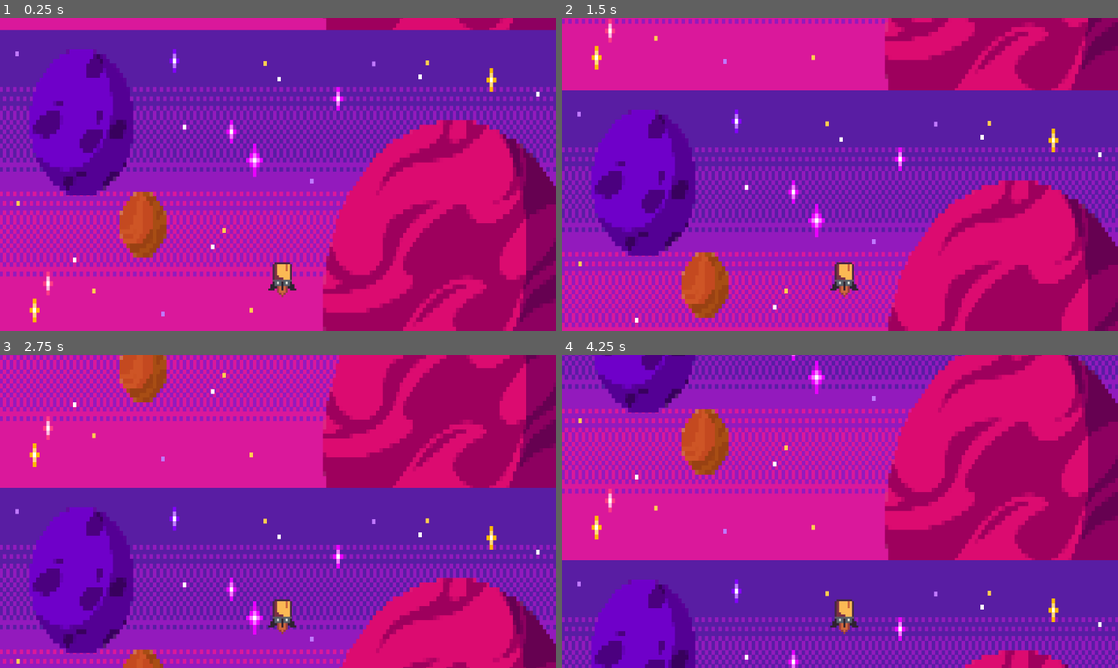
Above: before the commit, frames 1-4 (two rows, left to right).
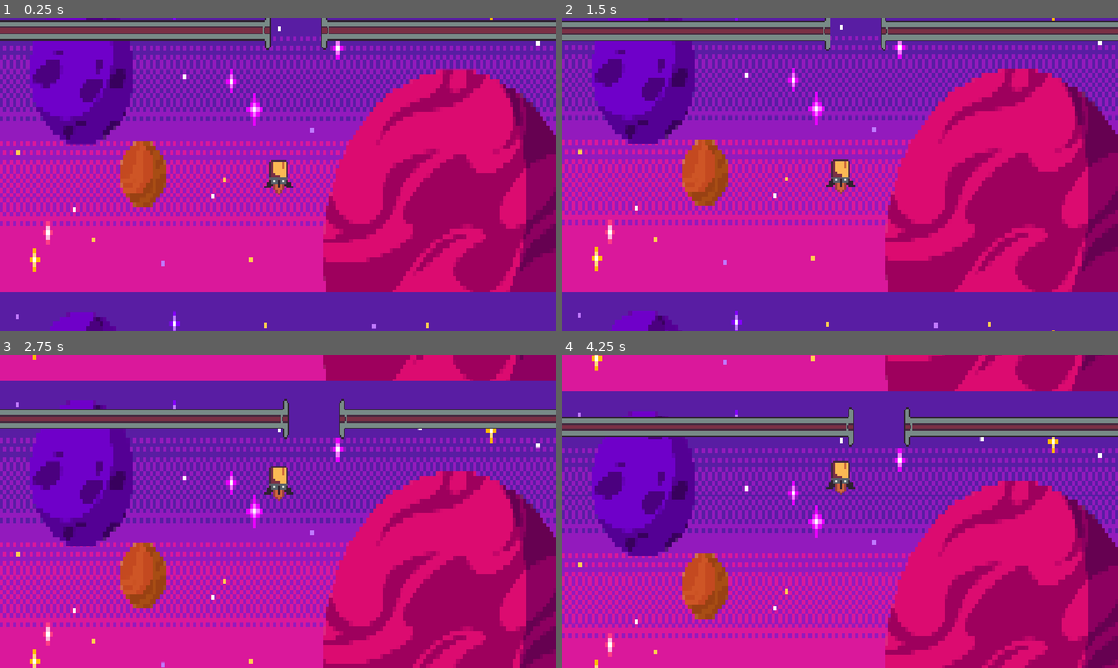
Above: after the commit, the same moments.

Repository: ZYR0PH4G3/Updraft
Game: Godot game, scene res://Game_scree.tscn
Two runs of this game, one before a commit and one after it. Both use one fixed random seed, a clock stepped at 60 frames per second and the inputs below.
Inputs (mouse positions are in pixels of both pictures, inside the frame that each line leads up to):
- Up to frame 1 (0.25 s): no input
- Up to frame 2 (1.5 s): tap Enter (ui_accept) at 0.5, 0.6, 0.77, 1.07 s; move the mouse to (962, 158) at 0.52 s; hold Right (ui_right) from 0.53 s (still down); click (962, 158) at 0.67 s; move the mouse to (728, 190) at 1.27 s; tap Alt at 1.35 s
- Up to frame 3 (2.75 s): tap Enter (ui_accept) at 1.52, 1.55, 1.82, 2.3 s; move the mouse to (333, 442) at 2.02 s; release Right (ui_right) at 2.03 s; hold Left (ui_left) from 2.03 s (still down); tap Shift at 2.1 s
- Up to frame 4 (4.25 s): move the mouse to (812, 574) at 2.77 s; release Left (ui_left) at 2.78 s; hold Right (ui_right) from 2.78 s (still down); tap Enter (ui_accept) at 2.85, 3.02, 3.32, 3.77, 3.8, 4.07 s; click (812, 574) at 2.92 s; move the mouse to (1006, 558) at 3.52 s; tap Alt at 3.6 s

The runs differ from the first frame. In frame 1, 67% of the frame differs, in the area x 0-100%, y 0-100%; in frame 2, 88%; in frame 3, 88%; in frame 4, 94%.

Commit message:
made the crusher obstacles

Diff:
--- a/Game_scree.tscn
+++ b/Game_scree.tscn
@@ -2,6 +2,8 @@
 
 [ext_resource type="Texture2D" uid="uid://ce4hqd8rm2jbe" path="res://assets/8035930c-04d5-4574-8d91-f684f9704ea3.jpg" id="1_aehny"]
 [ext_resource type="PackedScene" uid="uid://l4mimevus11p" path="res://spaceship.tscn" id="2_cgf7r"]
+[ext_resource type="Script" uid="uid://b30c7ex0xkgkl" path="res://scripts/Obstacle.gd" id="2_nyvos"]
+[ext_resource type="PackedScene" uid="uid://cfb3gyrctuhtc" path="res://crushers.tscn" id="4_3ppnj"]
 
 [sub_resource type="RectangleShape2D" id="RectangleShape2D_3nfwx"]
 size = Vector2(1152, 72)
@@ -18,11 +20,17 @@
 texture = ExtResource("1_aehny")
 expand_mode = 1
 
-[node name="StaticBody2D" type="StaticBody2D" parent="." unique_id=371972205]
+[node name="Area2D" type="Area2D" parent="." unique_id=589328810]
+script = ExtResource("2_nyvos")
 
-[node name="CollisionShape2D" type="CollisionShape2D" parent="StaticBody2D" unique_id=373254601]
+[node name="CollisionShape2D" type="CollisionShape2D" parent="Area2D" unique_id=373254601]
 position = Vector2(576, 612)
 shape = SubResource("RectangleShape2D_3nfwx")
 
 [node name="Spaceship" parent="." unique_id=1088702449 instance=ExtResource("2_cgf7r")]
-position = Vector2(520, 456)
+position = Vector2(512, 336)
+
+[node name="Crushers" parent="." unique_id=2005360761 instance=ExtResource("4_3ppnj")]
+position = Vector2(-16, 80)
+
+[connection signal="body_entered" from="Area2D" to="Area2D" method="_on_body_entered"]
--- /dev/null
+++ b/crushers.tscn
@@ -0,0 +1,29 @@
+[gd_scene format=3 uid="uid://cfb3gyrctuhtc"]
+
+[ext_resource type="Script" uid="uid://cvtf0eev0tr78" path="res://scripts/crushers.gd" id="1_gfulq"]
+[ext_resource type="Texture2D" uid="uid://dsxlwle8ebfpt" path="res://assets/Crushers.png" id="2_o5bbk"]
+
+[sub_resource type="RectangleShape2D" id="RectangleShape2D_3nfwx"]
+size = Vector2(1096, 40)
+
+[sub_resource type="RectangleShape2D" id="RectangleShape2D_vclpj"]
+size = Vector2(1096, 40)
+
+[node name="Crushers" type="Area2D" unique_id=2005360761]
+script = ExtResource("1_gfulq")
+
+[node name="CollisionShape2D_left" type="CollisionShape2D" parent="." unique_id=36665791]
+position = Vector2(-12, 52)
+shape = SubResource("RectangleShape2D_3nfwx")
+
+[node name="CollisionShape2D_right" type="CollisionShape2D" parent="." unique_id=495508502]
+position = Vector2(1196, 52)
+shape = SubResource("RectangleShape2D_vclpj")
+
+[node name="Crushers" type="TextureRect" parent="." unique_id=1021951344]
+offset_left = -560.0
+offset_right = 1744.0
+offset_bottom = 104.0
+texture = ExtResource("2_o5bbk")
+
+[connection signal="body_entered" from="." to="." method="_on_body_entered"]
--- a/project.godot
+++ b/project.godot
@@ -17,7 +17,13 @@
 
 [display]
 
-window/stretch/mode="viewport"
+window/stretch/mode="canvas_items"
+window/stretch/aspect="expand"
+window/canvas_textures/default_texture_filter=1
+
+[editor_plugins]
+
+enabled=PackedStringArray("res://addons/godot_super-wakatime/plugin.cfg")
 
 [physics]
 
--- /dev/null
+++ b/scripts/Obstacle.gd
@@ -0,0 +1,18 @@
+extends Area2D
+
+
+# Called when the node enters the scene tree for the first time.
+func _ready() -> void:
+	pass # Replace with function body.
+
+
+# Called every frame. 'delta' is the elapsed time since the previous frame.
+func _process(delta: float) -> void:
+	pass
+
+
+func _on_body_entered(body: Node2D) -> void:
+	if body.name == "Spaceship":
+		print("Game Over!")
+
+	get_tree().reload_current_scene()
--- /dev/null
+++ b/scripts/crushers.gd
@@ -0,0 +1,26 @@
+extends Area2D
+
+@export var movement_distance: float = 150.0
+@export var speed: float = 1.0
+
+var start_x: float
+var time_passed: float = 0.0
+
+# Called when the node enters the scene tree for the first time.
+func _ready() -> void:
+	start_x = global_position.x
+
+
+# Called every frame. 'delta' is the elapsed time since the previous frame.
+func _process(delta: float) -> void:
+	time_passed += delta * speed
+
+	var offset = sin(time_passed) * movement_distance
+
+	global_position.x = start_x + offset
+
+
+func _on_body_entered(body: Node2D) -> void:
+	if body.name == "Spaceship":
+		print("GameOver!")
+		get_tree().reload_current_scene()
--- /dev/null
+++ b/scripts/spaceship.gd
@@ -0,0 +1,13 @@
+extends CharacterBody2D
+
+const GRAVITY = 400.0
+const BOOST_VELOCITY = -450.0
+
+func _physics_process(delta: float) -> void:
+
+	velocity.y += GRAVITY * delta
+
+	if Input.is_action_just_pressed("ui_accept"):
+		velocity.y = BOOST_VELOCITY
+
+	move_and_slide()
--- a/spaceship.gd
+++ /dev/null
@@ -1,25 +0,0 @@
-extends CharacterBody2D
-
-
-const SPEED = 300.0
-const JUMP_VELOCITY = -400.0
-
-
-func _physics_process(delta: float) -> void:
-	# Add the gravity.
-	if not is_on_floor():
-		velocity += get_gravity() * delta
-
-	# Handle jump.
-	if Input.is_action_just_pressed("ui_accept") and is_on_floor():
-		velocity.y = JUMP_VELOCITY
-
-	# Get the input direction and handle the movement/deceleration.
-	# As good practice, you should replace UI actions with custom gameplay actions.
-	var direction := Input.get_axis("ui_left", "ui_right")
-	if direction:
-		velocity.x = direction * SPEED
-	else:
-		velocity.x = move_toward(velocity.x, 0, SPEED)
-
-	move_and_slide()
--- a/spaceship.tscn
+++ b/spaceship.tscn
@@ -1,11 +1,13 @@
 [gd_scene format=3 uid="uid://l4mimevus11p"]
 
+[ext_resource type="Script" uid="uid://dkmvkxkhsnbjb" path="res://scripts/spaceship.gd" id="1_7g3nn"]
 [ext_resource type="Texture2D" uid="uid://bcwgnbkhcekrk" path="res://assets/Spaceship.png" id="1_y3uy0"]
 
 [sub_resource type="CircleShape2D" id="CircleShape2D_3nfwx"]
 radius = 32.0
 
 [node name="Spaceship" type="CharacterBody2D" unique_id=1088702449]
+script = ExtResource("1_7g3nn")
 
 [node name="TextureRect" type="TextureRect" parent="." unique_id=1033076461]
 offset_right = 144.0
@@ -16,3 +18,8 @@
 [node name="CollisionShape2D" type="CollisionShape2D" parent="." unique_id=154564732]
 position = Vector2(64, 88)
 shape = SubResource("CircleShape2D_3nfwx")
+
+[node name="Camera2D" type="Camera2D" parent="." unique_id=216759153]
+position = Vector2(64, 88)
+position_smoothing_enabled = true
+rotation_smoothing_enabled = true
Not shown, added: scripts/Obstacle.gd.uid
Not shown, added: scripts/crushers.gd.uid
Renamed: spaceship.gd.uid -> scripts/spaceship.gd.uid
